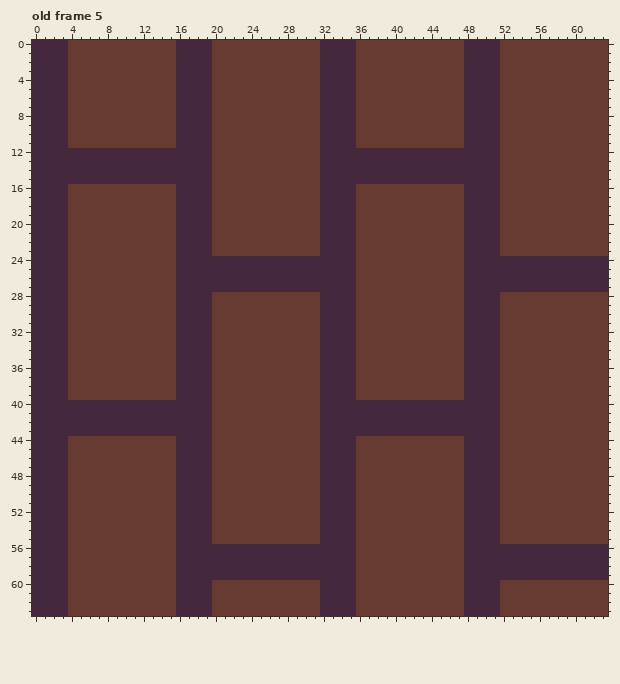
Two versions of one pixel-art file, src/Heidur/Resources/Sprites/GameMapSprites.aseprite. Above, as it was before the edit.
64x64 pixels, 5 frames. Shown: old frame 5. The commit also changed other frames, which this record leaves out.
After the commit:
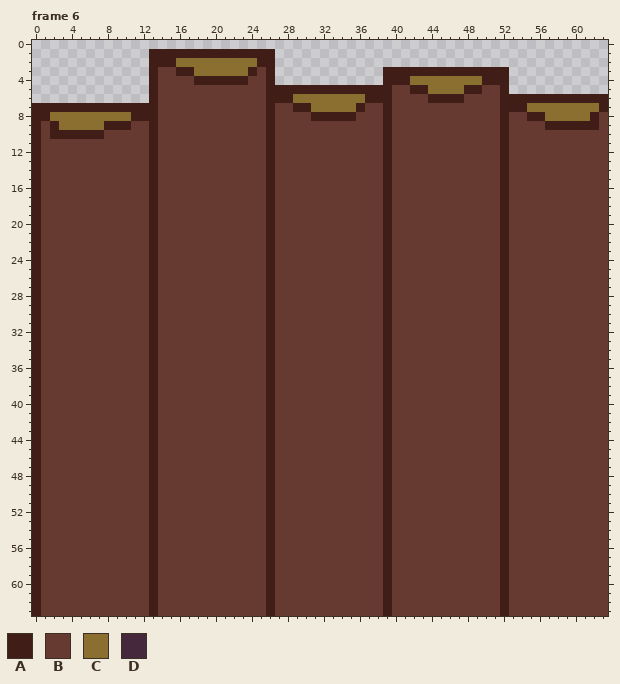
Palette (. is transparent): A #401d16  B #663931  C #8a6f30  D #45283c
A new or re-ordered frame is compared with the old frame closest to it.
The edit:
frames 5 -> 12
Frame 6 is new; against old frame 5:
y 0: x 0..63 DDDDBBBBBBBBBBBBDDDDBBBBBBBBBBBBDDDDBBBBBBBBBBBBDDDDBBBBBBBBBBBB -> ................................................................
y 1: x 0..63 DDDDBBBBBBBBBBBBDDDDBBBBBBBBBBBBDDDDBBBBBBBBBBBBDDDDBBBBBBBBBBBB -> .............AAAAAAAAAAAAAA.....................................
y 2: x 0..63 DDDDBBBBBBBBBBBBDDDDBBBBBBBBBBBBDDDDBBBBBBBBBBBBDDDDBBBBBBBBBBBB -> .............AAACCCCCCCCCAA.....................................
y 3: x 0..13 DDDDBBBBBBBBBB -> .............A; x 16..24 DDDDBBBBB -> AACCCCCCA; x 26..63 BBBBBBDDDDBBBBBBBBBBBBDDDDBBBBBBBBBBBB -> A............AAAAAAAAAAAAAA...........
y 4: x 0..13 DDDDBBBBBBBBBB -> .............A; x 16..23 DDDDBBBB -> BBAAAAAA; x 26..63 BBBBBBDDDDBBBBBBBBBBBBDDDDBBBBBBBBBBBB -> A............AAACCCCCCCCAAA...........
y 5: x 0..13 DDDDBBBBBBBBBB -> .............A; x 16..19 DDDD -> BBBB; x 26..39 BBBBBBDDDDBBBB -> AAAAAAAAAAAAAA; x 42..63 BBBBBBDDDDBBBBBBBBBBBB -> AACCCCAABBA...........
y 6: x 0..13 DDDDBBBBBBBBBB -> .............A; x 16..19 DDDD -> BBBB; x 26..39 BBBBBBDDDDBBBB -> AAACCCCCCCCAAA; x 44..63 BBBBDDDDBBBBBBBBBBBB -> AAAABBBBAAAAAAAAAAAA
y 7: x 0..13 DDDDBBBBBBBBBB -> AAAAAAAAAAAAAA; x 16..19 DDDD -> BBBB; x 26 B -> A; x 29..36 BBBDDDDB -> AACCCCCA; x 39 B -> A; x 48..63 DDDDBBBBBBBBBBBB -> BBBBAAACCCCCCCCA
y 8: x 0..13 DDDDBBBBBBBBBB -> AACCCCCCCCCAAA; x 16..19 DDDD -> BBBB; x 26 B -> A; x 31..35 BDDDD -> AAAAA; x 39 B -> A; x 48..52 DDDDB -> BBBBA; x 55..62 BBBBBBBB -> AACCCCCA
y 9: x 0..10 DDDDBBBBBBB -> ABACCCCCAAA; x 13 B -> A; x 16..19 DDDD -> BBBB; x 26 B -> A; x 32..35 DDDD -> BBBB; x 39 B -> A; x 48..52 DDDDB -> BBBBA; x 57..62 BBBBBB -> AAAAAA
y 10: x 0..7 DDDDBBBB -> ABAAAAAA; x 13 B -> A; x 16..19 DDDD -> BBBB; x 26 B -> A; x 32..35 DDDD -> BBBB; x 39 B -> A; x 48..52 DDDDB -> BBBBA
y 11: x 0..3 DDDD -> ABBB; x 13 B -> A; x 16..19 DDDD -> BBBB; x 26 B -> A; x 32..35 DDDD -> BBBB; x 39 B -> A; x 48..52 DDDDB -> BBBBA
y 12..15: x 0..19 DDDDDDDDDDDDDDDDDDDD -> ABBBBBBBBBBBBABBBBBB; x 26 B -> A; x 32..52 DDDDDDDDDDDDDDDDDDDDB -> BBBBBBBABBBBBBBBBBBBA
y 16..23: x 0..3 DDDD -> ABBB; x 13 B -> A; x 16..19 DDDD -> BBBB; x 26 B -> A; x 32..35 DDDD -> BBBB; x 39 B -> A; x 48..52 DDDDB -> BBBBA
y 24..27: x 0..3 DDDD -> ABBB; x 13 B -> A; x 16..35 DDDDDDDDDDDDDDDDDDDD -> BBBBBBBBBBABBBBBBBBB; x 39 B -> A; x 48..63 DDDDDDDDDDDDDDDD -> BBBBABBBBBBBBBBB
y 28..39: x 0..3 DDDD -> ABBB; x 13 B -> A; x 16..19 DDDD -> BBBB; x 26 B -> A; x 32..35 DDDD -> BBBB; x 39 B -> A; x 48..52 DDDDB -> BBBBA
y 40..43: x 0..19 DDDDDDDDDDDDDDDDDDDD -> ABBBBBBBBBBBBABBBBBB; x 26 B -> A; x 32..52 DDDDDDDDDDDDDDDDDDDDB -> BBBBBBBABBBBBBBBBBBBA
y 44..55: x 0..3 DDDD -> ABBB; x 13 B -> A; x 16..19 DDDD -> BBBB; x 26 B -> A; x 32..35 DDDD -> BBBB; x 39 B -> A; x 48..52 DDDDB -> BBBBA
y 56..59: x 0..3 DDDD -> ABBB; x 13 B -> A; x 16..35 DDDDDDDDDDDDDDDDDDDD -> BBBBBBBBBBABBBBBBBBB; x 39 B -> A; x 48..63 DDDDDDDDDDDDDDDD -> BBBBABBBBBBBBBBB
y 60..63: x 0..3 DDDD -> ABBB; x 13 B -> A; x 16..19 DDDD -> BBBB; x 26 B -> A; x 32..35 DDDD -> BBBB; x 39 B -> A; x 48..52 DDDDB -> BBBBA
Boxes around the changes in both pictures, in picture pixels (x1, y1, x2, y2):
changed: (32, 40, 608, 616)
